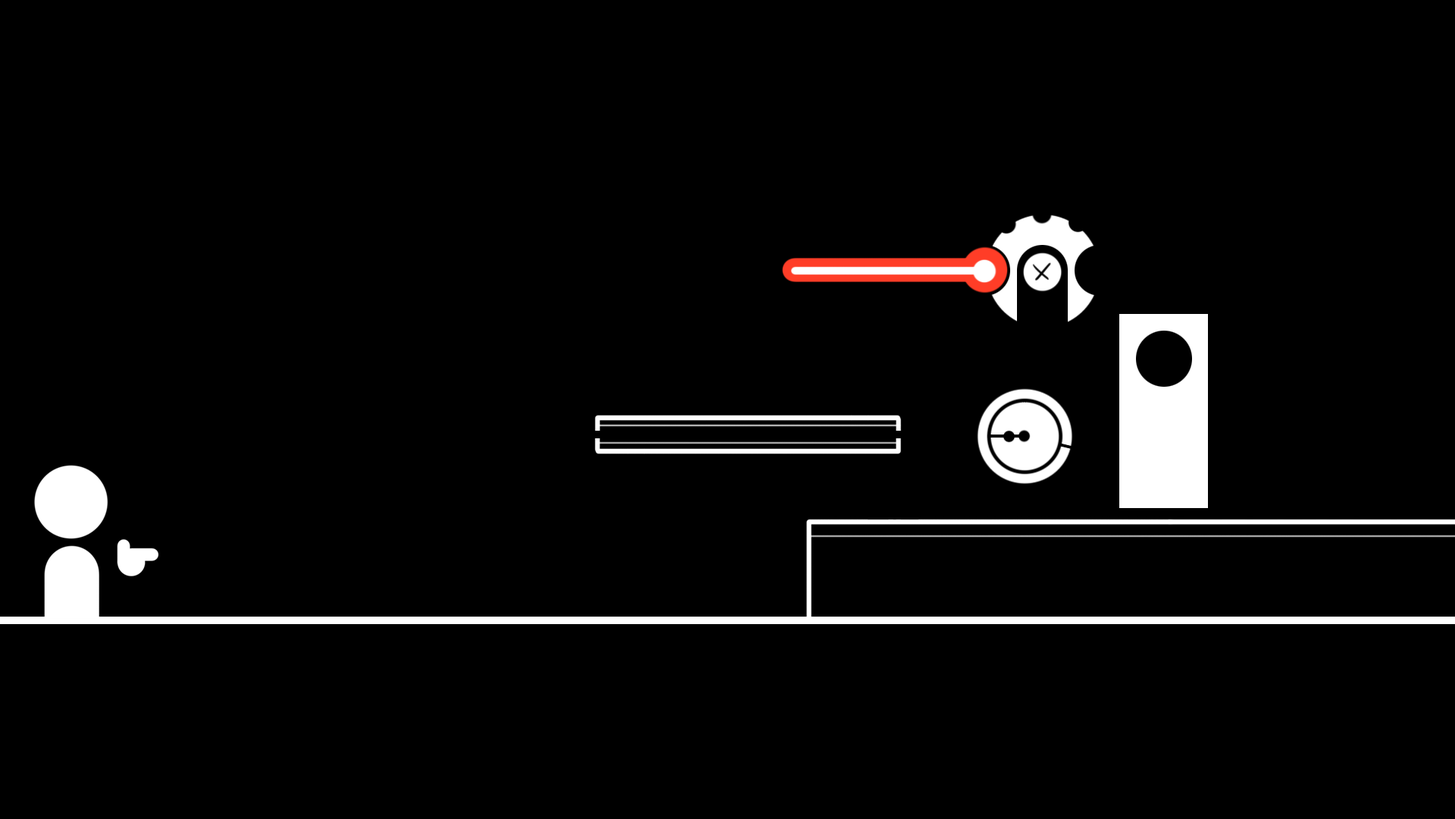
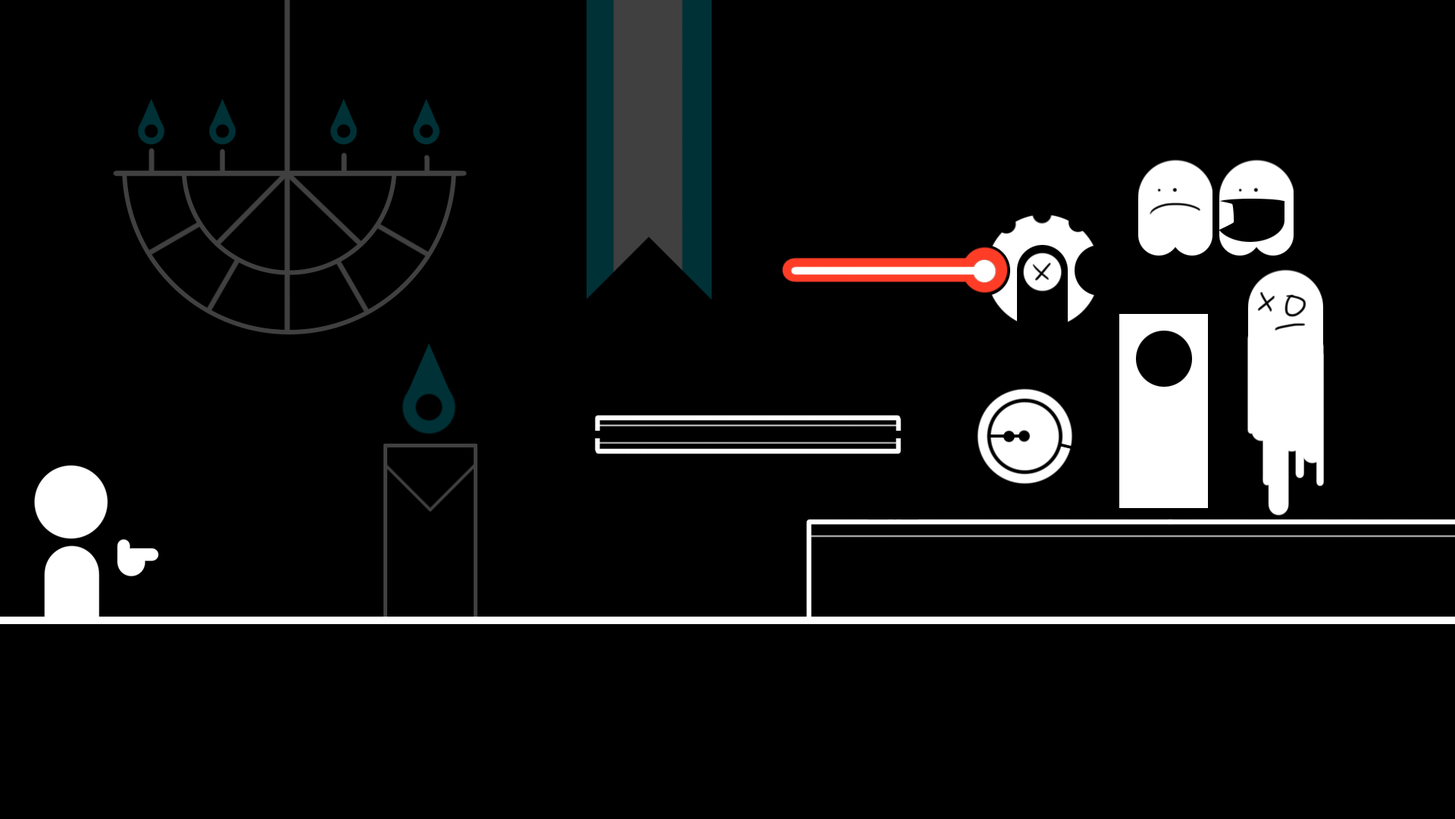
The second w=1455, h=819 image is a revision of the first. Changes to its layers:
added layer "Enemy_Abstract 05" above "Enemy_Abstract 04" over [1138, 159, 1294, 256]
painted on "Enemy_Abstract 04" over [1246, 269, 1325, 517]
painted on "Enemy_Abstract 03" over [791, 246, 1006, 283]
added layer "Decorative" (25%) above "Ledge Decal" over [112, 0, 712, 618]
